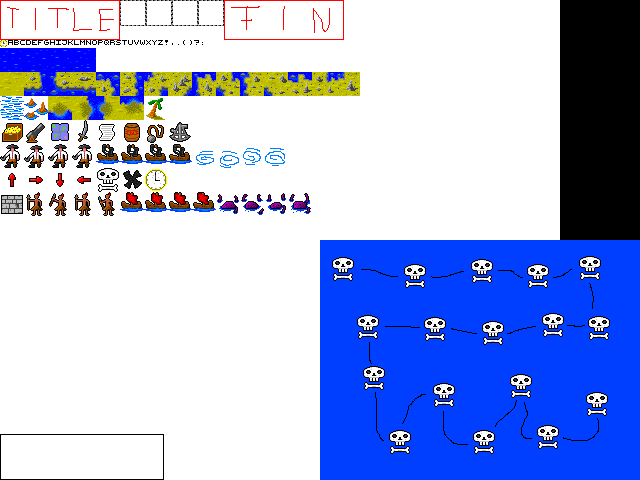
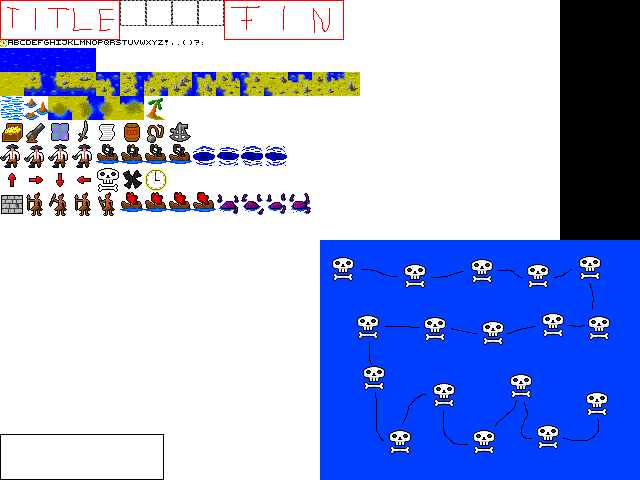
Layers edited between the first and the second w=640, h=480 image:
painted on "content" over box(193, 146, 287, 168)
